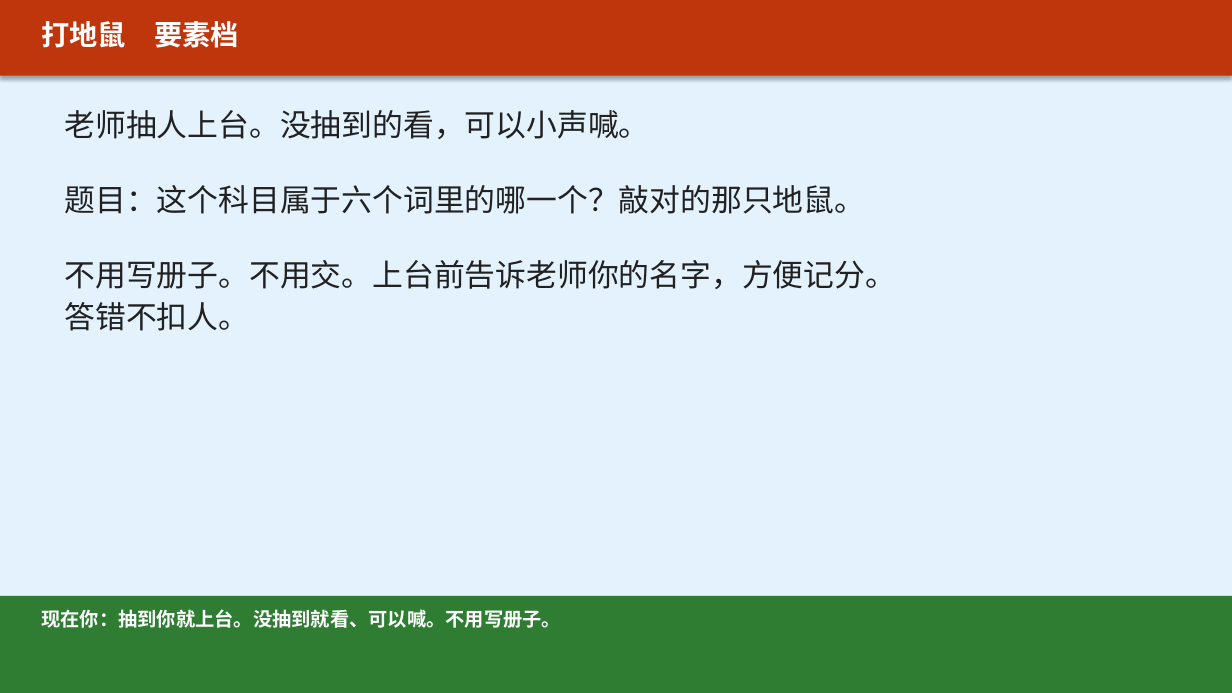
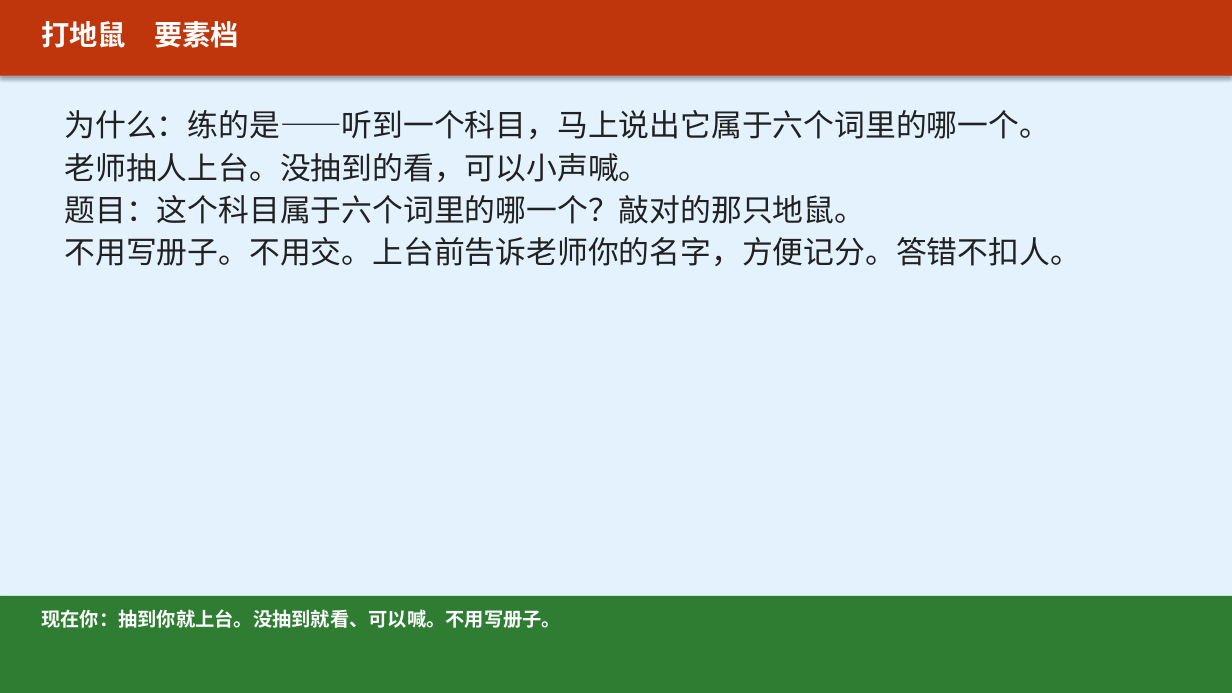
Before and after one commit to xuehui003-1/jichukuaiji, a slide deck: slide 64 of 01_项目一_认识会计工作与企业经济业务/01-00_项目一_上课投影_v1.1_20260821.pptx. Drawn at 1232x693 pixels with LibreOffice and Linux fonts; fonts in the diff are those of the drawing. Boxes give left, top, right and bottom in pixels: in the first picture for what was removed or moved away, otherwise in the second. Text is boxed around its words. In the diff, an @@ line names an element or a change of style, - is before the commit and + after.

Commit message:
每个任务写清为了什么：图4不再把13和540乘在一起，录音放到下课前那一页

```diff
--- a/01_项目一_认识会计工作与企业经济业务/01-00_项目一_上课投影_v1.1_20260821.pptx
+++ b/01_项目一_认识会计工作与企业经济业务/01-00_项目一_上课投影_v1.1_20260821.pptx
@@ text at (64, 110, 1050, 139): paragraph added @@
+为什么：练的是——听到一个科目，马上说出它属于六个词里的哪一个。
@@ text at (64, 237, 1080, 266): text changed @@
-不用写册子。不用交。上台前告诉老师你的名字，方便记分。
-答错不扣人。
+不用写册子。不用交。上台前告诉老师你的名字，方便记分。答错不扣人。
```
Also in this commit, not shown: 3 other slides changed, 7 other files.
